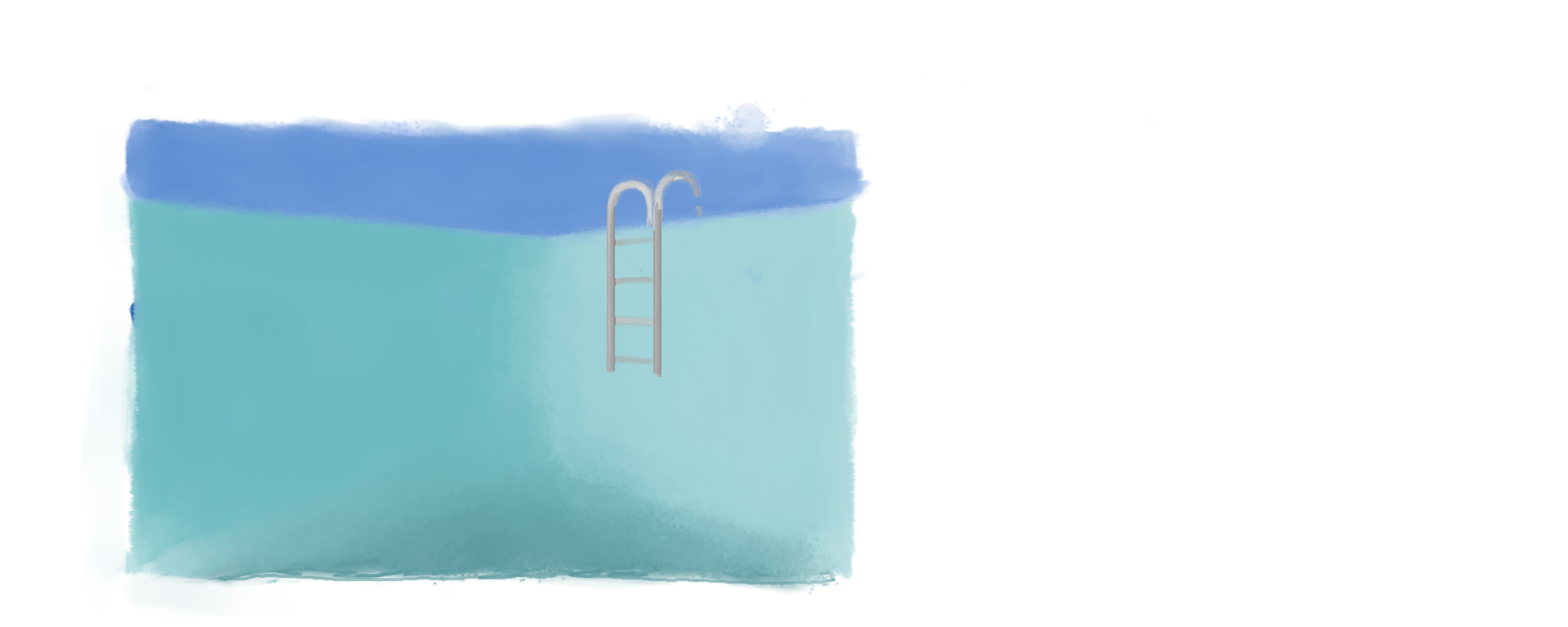
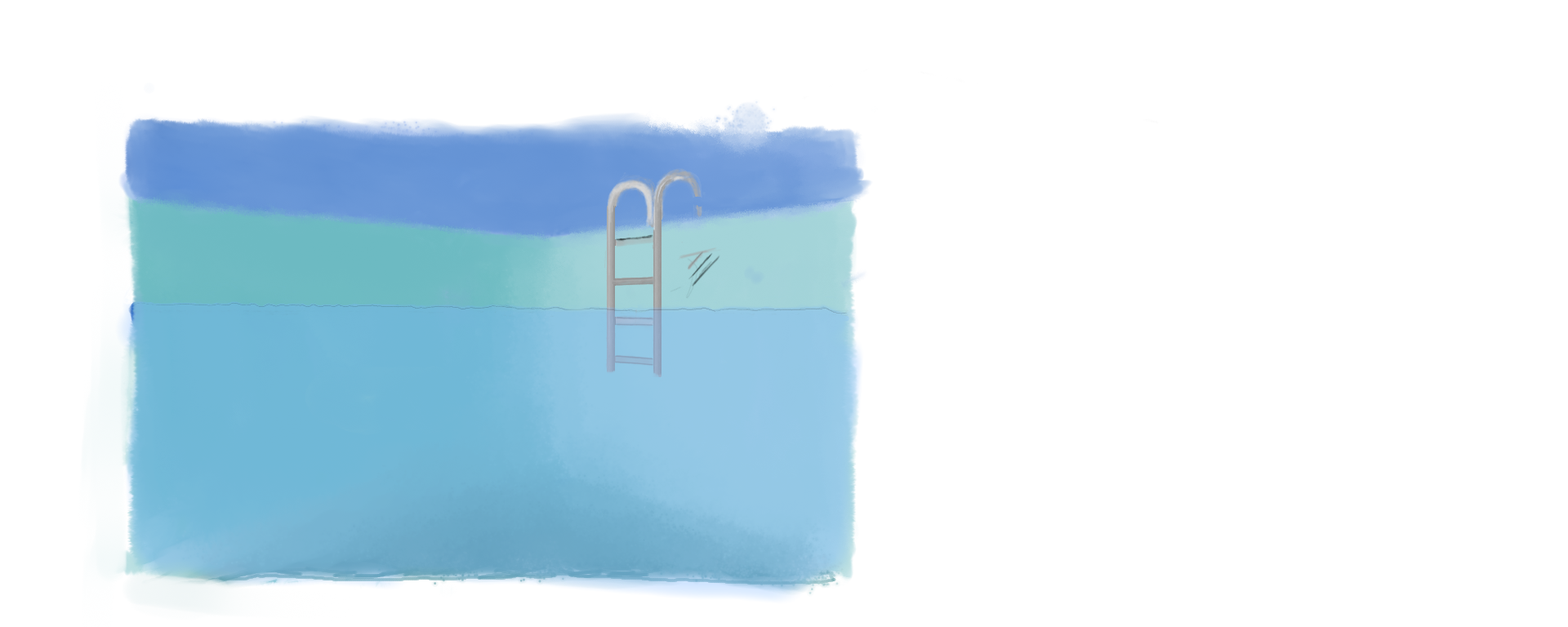
Layered file, before and after one edit (1568×627). Changes by layer:
showed "Water", painted on it over (x1=115, y1=173, x2=864, y2=604)
painted on "ladder" over (x1=492, y1=174, x2=864, y2=478)
